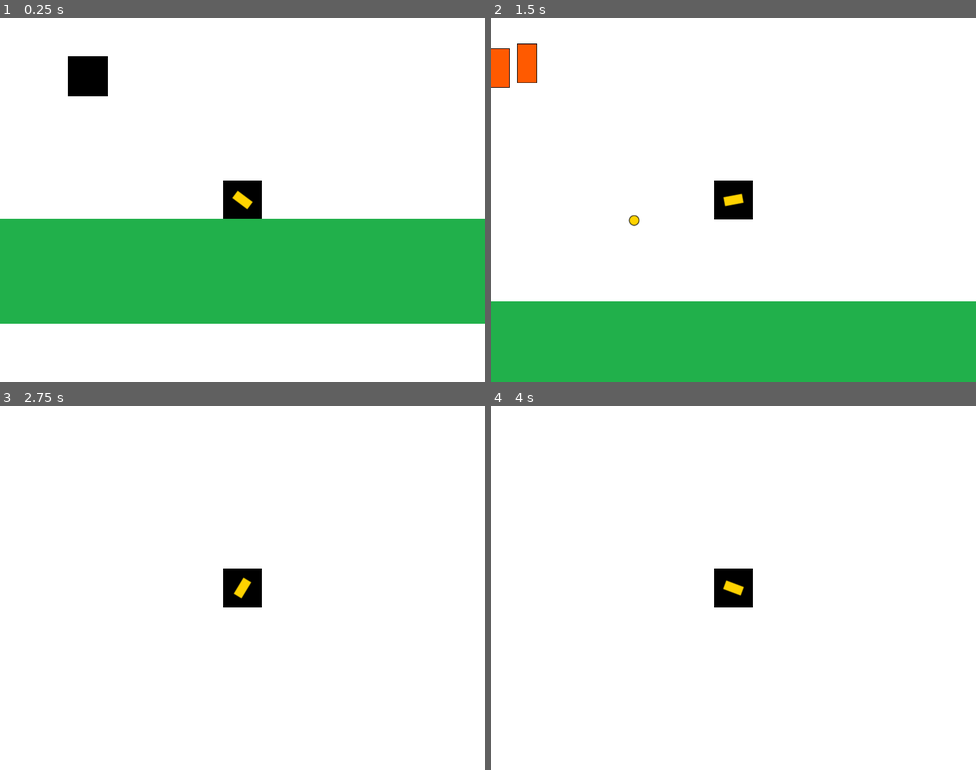
Above: before the commit, frames 1-4 (two rows, left to right).
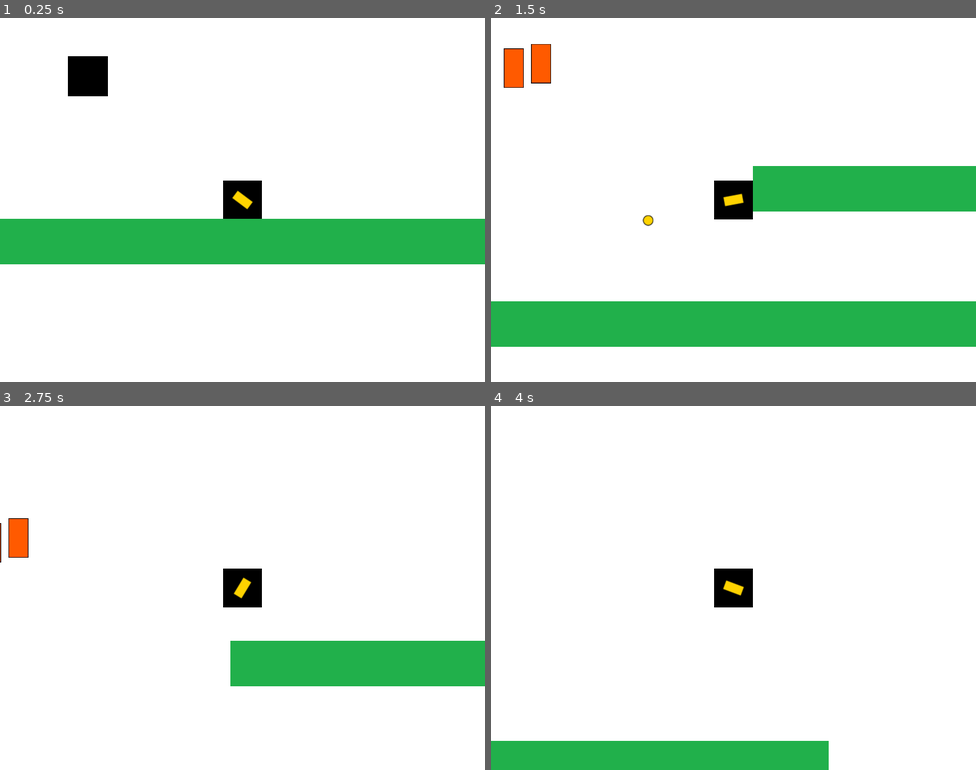
Above: after the commit, the same moments.

Repository: NahuelIglesias/Videojuegos-Desafio3
Game: Godot game, scene res://Main.tscn
The game is run twice, just before and just after one commit, with the same random seed, the same clock (stepped at 60 frames per second) and the same inputs.
Inputs (mouse positions are in pixels of both pictures, inside the frame that each line leads up to):
- Up to frame 1 (0.25 s): no input
- Up to frame 2 (1.5 s): tap Enter at 0.5 s; move the mouse to (840, 181) at 0.52 s; hold D (move_right) 0.53-1.28 s; click (840, 181) at 0.6 s; tap W (jump) at 0.77 s; move the mouse to (636, 218) at 1.27 s; hold A (move_left) from 1.28 s (still down); click (636, 218) at 1.35 s
- Up to frame 3 (2.75 s): tap W (jump) at 1.52 s; move the mouse to (291, 507) at 2.02 s; release A (move_left) at 2.03 s; hold D (move_right) from 2.03 s (still down); click (291, 507) at 2.1 s
- Up to frame 4 (4 s): move the mouse to (709, 660) at 2.77 s; click (709, 660) at 2.85 s; tap W (jump) at 3.02, 3.77 s; move the mouse to (879, 642) at 3.52 s; release D (move_right) at 3.53 s; hold A (move_left) from 3.53 s (still down); click (879, 642) at 3.6 s

The runs differ from the first frame. In frame 1, 16% of the frame differs, in the area x 0-100%, y 67-84%; in frame 2, 17%, in the area x 0-100%, y 7-100%; in frame 3, 7.0%; in frame 4, 5.6%.

Commit message:
Added extra flooring, trying to fix invisible bullet wall

Diff:
--- a/Desafio3/desafio3/Main.tscn
+++ b/Desafio3/desafio3/Main.tscn
@@ -30,9 +30,13 @@
 current = true
 
 [node name="Floor" parent="." instance=ExtResource( 6 )]
+position = Vector2( 400, 513 )
 
 [node name="Floor2" parent="." instance=ExtResource( 6 )]
 position = Vector2( 1200, 513 )
+
+[node name="Floor3" parent="." instance=ExtResource( 6 )]
+position = Vector2( 1221, 290 )
 
 [node name="TurretsSpawner" type="Node" parent="."]
 script = ExtResource( 5 )
--- a/Desafio3/desafio3/entities/world/Floor.tscn
+++ b/Desafio3/desafio3/entities/world/Floor.tscn
@@ -3,15 +3,17 @@
 [ext_resource path="res://assets/textures/floor.png" type="Texture" id=1]
 
 [sub_resource type="RectangleShape2D" id=1]
-extents = Vector2( 32.9175, 32.4278 )
+extents = Vector2( 32.9175, 14.0658 )
 
 [node name="Floor" type="StaticBody2D"]
-position = Vector2( 400, 513.5 )
+position = Vector2( 400, 527 )
 scale = Vector2( 12.1212, 2.62121 )
 
 [node name="FloorSprite" type="Sprite" parent="."]
+position = Vector2( 0, -18.6936 )
+scale = Vector2( 1, 0.433526 )
 texture = ExtResource( 1 )
 
 [node name="CollisionShape2D" type="CollisionShape2D" parent="."]
-position = Vector2( -0.0825005, -0.19075 )
+position = Vector2( -0.0830002, -18.453 )
 shape = SubResource( 1 )
